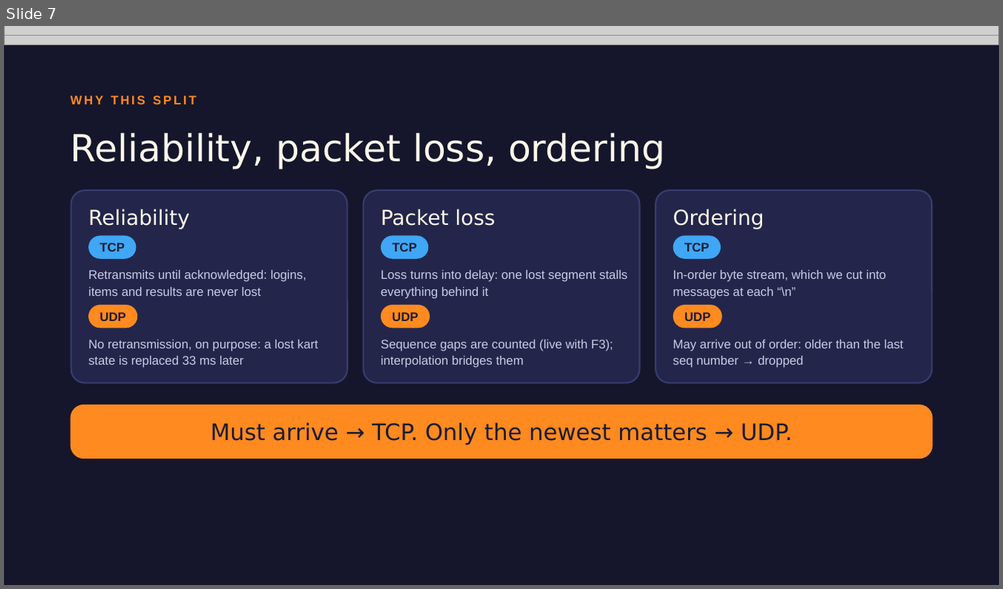
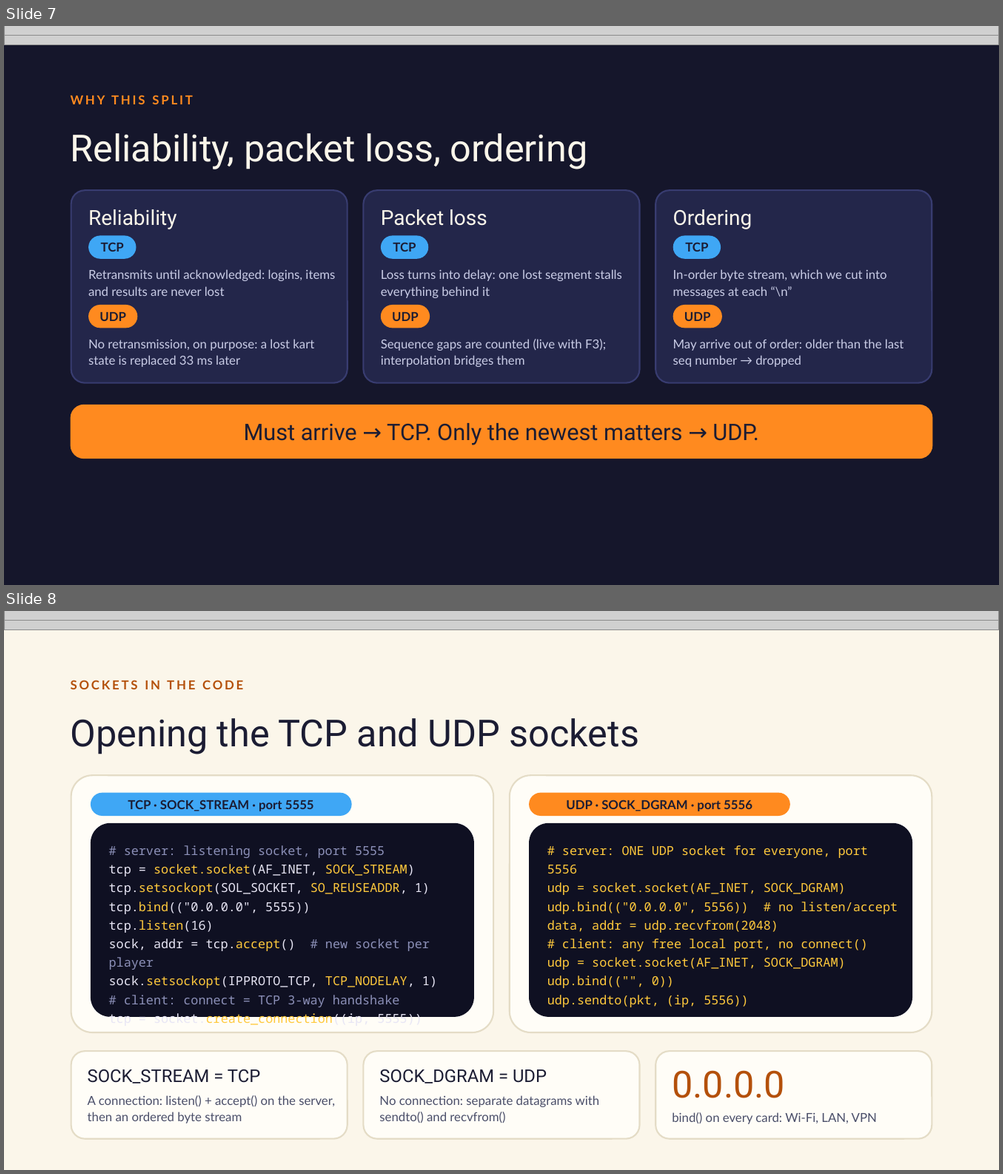
Before and after one commit to BachaBey/Racing-Karts, a slide deck: docs/Turbo Kart Arena – Project 2 (animated).pptx. Shown one above the other, each under a label of ours: slide 7 before the commit, slides 7 and 8 after it. The pictures are 1003x589 and 1003x1174 pixels, drawn with LibreOffice and Linux fonts; fonts in the diff are those of the drawing; grey boxes stand for pictures. Boxes give left, top, right and bottom in pixels: in the first picture for what was removed or moved away, otherwise in the second. Text is boxed around its words. In the diff, an @@ line names an element or a change of style, - is before the commit and + after.

Commit message:
Presentation: Windows fonts (Bahnschrift, Segoe UI, Consolas) and new socket-initialization slide

```diff
--- a/docs/Turbo Kart Arena – Project 2 (animated).pptx
+++ b/docs/Turbo Kart Arena – Project 2 (animated).pptx
@@ slide 8 added at bbox=[4, 611, 999, 1170], background #FBF6EA @@
@@ picture added at bbox=[4, 611, 999, 620] @@
@@ picture added at bbox=[4, 620, 999, 629] @@
@@ text added at bbox=[71, 680, 243, 689], 12 pt, text #B4500A, bold @@
+SOCKETS IN THE CODE
@@ title added at bbox=[71, 718, 639, 755], 36 pt, text #1B1C33 @@
+Opening the TCP and UDP sockets
@@ rounded rectangle added at bbox=[71, 775, 493, 1033], fill #FFFDF7, outline #E4DCC6 1.5 pt @@
@@ rounded rectangle added at bbox=[509, 775, 931, 1033], fill #FFFDF7, outline #E4DCC6 1.5 pt @@
@@ rounded rectangle added at bbox=[91, 793, 352, 816], fill #3FA7F5, 12 pt, text #1B1C33, bold @@
+TCP · SOCK_STREAM · port 5555
@@ rounded rectangle added at bbox=[529, 793, 790, 816], fill #FF8A1F, 12 pt, text #1B1C33, bold @@
+UDP · SOCK_DGRAM · port 5556
@@ rounded rectangle added at bbox=[91, 823, 474, 1017], fill #0F1022, 12 pt, text #E8E6F5 @@
+# server: listening socket, port 5555
+tcp = socket.socket(AF_INET, SOCK_STREAM)
+tcp.setsockopt(SOL_SOCKET, SO_REUSEADDR, 1)
+tcp.bind(("0.0.0.0", 5555))
+tcp.listen(16)
+sock, addr = tcp.accept() # new socket per player
+sock.setsockopt(IPPROTO_TCP, TCP_NODELAY, 1)
+# client: connect = TCP 3-way handshake
+tcp = socket.create_connection((ip, 5555))
@@ rounded rectangle added at bbox=[529, 823, 912, 1017], fill #0F1022, 12 pt, text #FFC93C @@
+# server: ONE UDP socket for everyone, port 5556
+udp = socket.socket(AF_INET, SOCK_DGRAM)
+udp.bind(("0.0.0.0", 5556)) # no listen/accept
+data, addr = udp.recvfrom(2048)
+# client: any free local port, no connect()
+udp = socket.socket(AF_INET, SOCK_DGRAM)
+udp.bind(("", 0))
+udp.sendto(pkt, (ip, 5556))
@@ rounded rectangle added at bbox=[71, 1051, 347, 1139], fill #FFFDF7, outline #E4DCC6 1.5 pt @@
@@ rounded rectangle added at bbox=[364, 1051, 640, 1139], fill #FFFDF7, outline #E4DCC6 1.5 pt @@
@@ rounded rectangle added at bbox=[655, 1051, 931, 1139], fill #FFFDF7, outline #E4DCC6 1.5 pt @@
@@ text added at bbox=[88, 1070, 260, 1084], 17 pt, text #1B1C33 @@
+SOCK_STREAM = TCP
@@ text added at bbox=[379, 1070, 546, 1084], 17 pt, text #1B1C33 @@
+SOCK_DGRAM = UDP
@@ text added at bbox=[671, 1071, 785, 1099], 36 pt, text #B4500A @@
+0.0.0.0
@@ text added at bbox=[88, 1096, 335, 1124], 12 pt, text #4A4E69 @@
+A connection: listen() + accept() on the server, then an ordered byte stream
@@ text added at bbox=[379, 1096, 600, 1124], 12 pt, text #4A4E69 @@
+No connection: separate datagrams with sendto() and recvfrom()
@@ text added at bbox=[671, 1113, 876, 1125], 12 pt, text #4A4E69 @@
+bind() on every card: Wi-Fi, LAN, VPN
@@ slide 7 changed as well @@
@@ font Arial to Lato in 11 elements at bbox=[71, 95, 193, 104], bbox=[88, 235, 136, 259], bbox=[88, 269, 335, 296], bbox=[88, 305, 137, 328], bbox=[88, 339, 314, 367], bbox=[381, 269, 622, 298], bbox=[381, 305, 430, 328], bbox=[381, 339, 606, 367], bbox=[673, 235, 721, 259], bbox=[673, 269, 887, 298], bbox=[673, 339, 904, 367] @@
@@ font DejaVu Sans to Roboto in 5 elements at bbox=[71, 133, 587, 170], bbox=[88, 210, 177, 230], bbox=[381, 210, 487, 226], bbox=[673, 210, 752, 230], bbox=[71, 405, 933, 460] @@
```
Also in this commit, not shown: 12 other slides changed.
